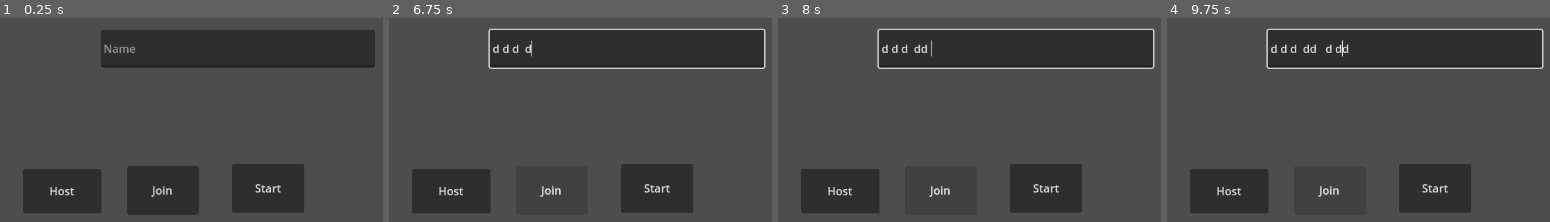
Above: before the commit, frames 1-4 (left to right).
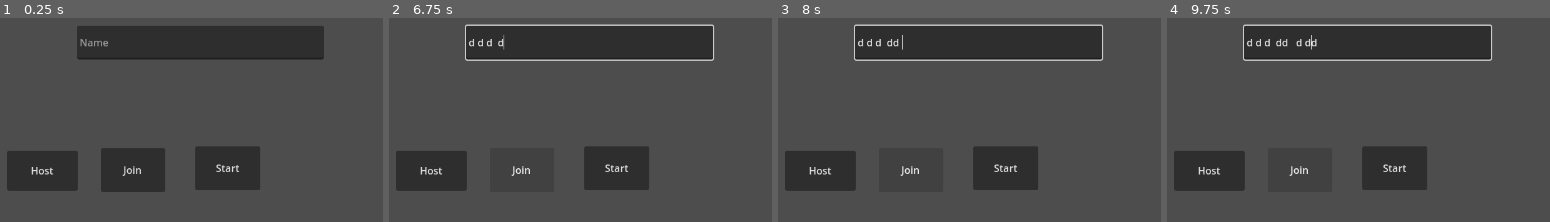
Above: after the commit, the same moments.

Repository: jyotiradityatiwary/robot-crusher
Game: Godot game, scene res://src/ui/main_menu_control.tscn
Same seed, same stepped clock (60 frames per second), same inputs: the game is played once before the commit and once after it.
Inputs:
- Up to frame 1 (0.25 s): no input
- Up to frame 2 (6.75 s): click "Start" at 0.5 s; click "Start" at 1.25 s; click "Host" at 2 s; click "Join" at 2.75 s; hold D (dash) 3.53-4.28 s; hold Right (ui_right) 3.53-5.03 s; tap Up (ui_up) at 3.77 s; tap Enter at 4.25, 5.75 s; tap D (dash) at 4.35, 5.85 s; tap Space (jump) at 4.52, 5, 6.02, 6.5 s; hold Left (ui_left) 5.03-5.78 s; hold D (dash) 5.03-5.78 s; hold Right (ui_right) from 5.78 s (still down); hold D (dash) from 6.53 s (still down)
- Up to frame 3 (8 s): tap Space (jump) at 6.77, 7.52 s; tap Enter at 7.25 s; release Right (ui_right) at 7.28 s; release D (dash) at 7.28 s; hold Left (ui_left) from 7.28 s (still down); tap D (dash) at 7.35 s
- Up to frame 4 (9.75 s): tap Space (jump) at 8, 9.02 s; release Left (ui_left) at 8.03 s; hold Right (ui_right) 8.03-8.78 s; hold D (dash) 8.03-8.78 s; hold Left (ui_left) from 8.78 s (still down); tap D (dash) at 8.85 s; hold D (dash) from 9.53 s (still down)

The runs differ from the first frame. In frame 1, 24% of the frame differs, in the area x 1-98%, y 3-97%; in frame 2, 20%; in frame 3, 20%; in frame 4, 20%.
Error in both runs: Cannot call method 'compress' on a null value. (res://src/ui/main_menu_control.gd:121)

Commit message:
feat: limit network packets, add interpolation
This implements	a limit	of 100 synchronizations	per second to limit
network usage and implements interpolation (or lerping) to smoothen
movement of peers in laggy network.

Diff:
--- a/project.godot
+++ b/project.godot
@@ -17,6 +17,8 @@
 
 [display]
 
+window/size/viewport_width=1280
+window/size/viewport_height=720
 window/stretch/mode="viewport"
 
 [input]
--- a/src/entities/blue_robot.gd
+++ b/src/entities/blue_robot.gd
@@ -9,6 +9,7 @@
 const FRICTION: float = 2.0
 const RIGHT_DASH_DIRECTION: Vector2 = Vector2(4,-1)
 const LEFT_DASH_DIRECTION: Vector2 = Vector2(-4, -1)
+const POSITION_LERP_WEIGHT: float = 0.8
 
 const robot_type: GameManager.RobotType = GameManager.RobotType.BLUE
 # Get the gravity from the project settings to be synced with RigidBody nodes.
@@ -17,10 +18,12 @@
 var dash_charge: float = 0.0
 var is_locally_controlled: bool = false
 var player_name: String
+var synced_global_position: Vector2 = self.global_position
 
 func _physics_process(delta):
 	# Add the gravity.
 	if not is_locally_controlled:
+		global_position = global_position.lerp(synced_global_position, POSITION_LERP_WEIGHT)
 		return
 
 	if is_on_floor():
@@ -50,3 +53,4 @@
 		dash_charge = 0
 
 	move_and_slide()
+	synced_global_position = self.global_position
--- a/src/entities/blue_robot.tscn
+++ b/src/entities/blue_robot.tscn
@@ -7,8 +7,8 @@
 size = Vector2(158, 150)
 
 [sub_resource type="SceneReplicationConfig" id="SceneReplicationConfig_6gp2x"]
-properties/0/path = NodePath(".:position")
-properties/0/spawn = true
+properties/0/path = NodePath(".:synced_global_position")
+properties/0/spawn = false
 properties/0/replication_mode = 1
 
 [node name="BlueRobot" type="CharacterBody2D"]
@@ -23,4 +23,5 @@
 shape = SubResource("RectangleShape2D_3y1r4")
 
 [node name="MultiplayerSynchronizer" type="MultiplayerSynchronizer" parent="."]
+replication_interval = 0.01
 replication_config = SubResource("SceneReplicationConfig_6gp2x")
